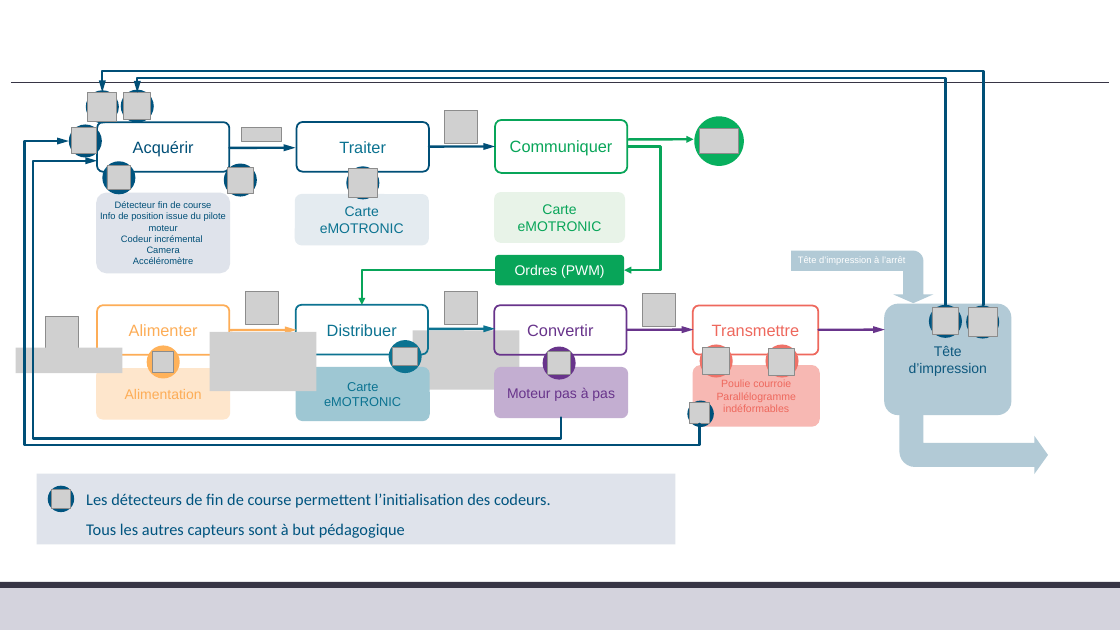
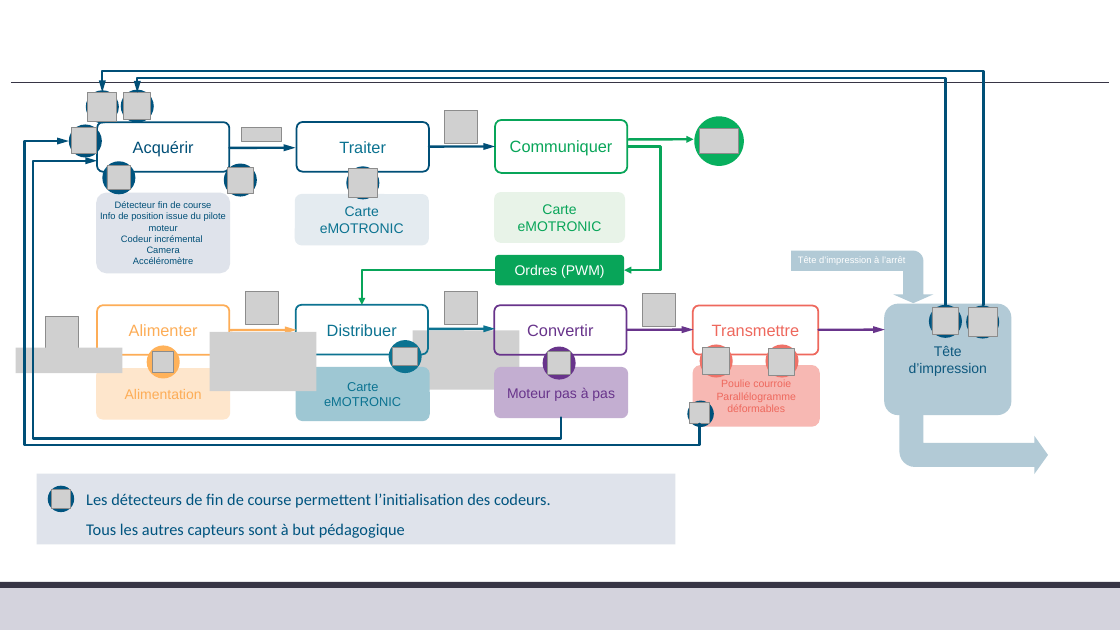
Before and after one commit to xpessoles/TP_Corriges, a slide deck: slide 4 of 22_I3D/22_I3D_Corrige.pptx. Drawn at 1120x630 pixels with LibreOffice and Linux fonts; fonts in the diff are those of the drawing; grey boxes stand for pictures; background and template pictures are left out. Boxes give left, top, right and bottom in pixels: in the first picture for what was removed or moved away, otherwise in the second. Text is boxed around its words. In the diff, an @@ line names an element or a change of style, - is before the commit and + after.

```diff
--- a/22_I3D/22_I3D_Corrige.pptx
+++ b/22_I3D/22_I3D_Corrige.pptx
@@ text in rounded rectangle at [717, 392, 796, 412]: text changed @@
-Parallélogramme indéformables
+Parallélogramme déformables
```
Also in this commit, not shown: 1 other slide changed.
